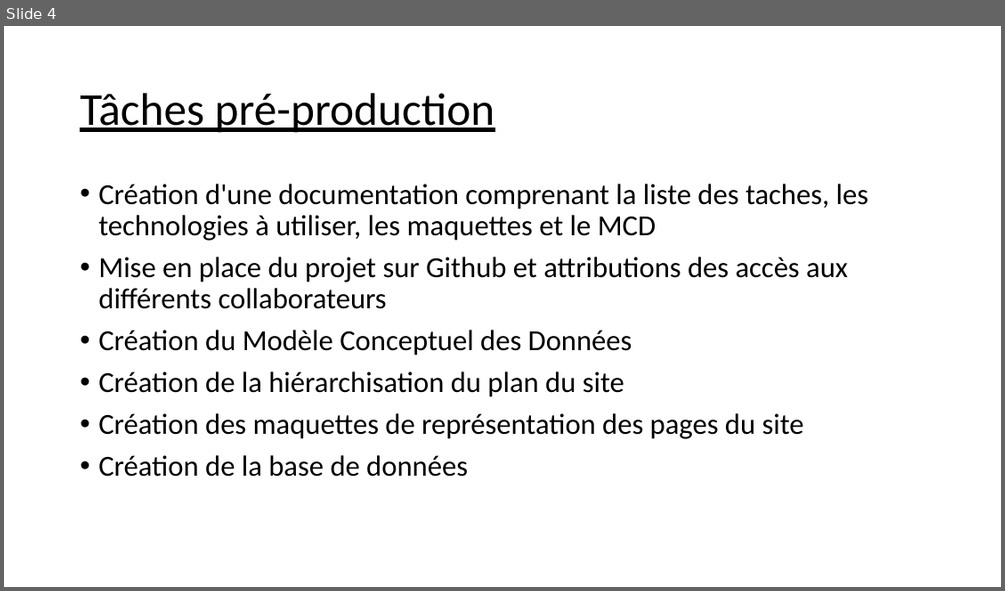
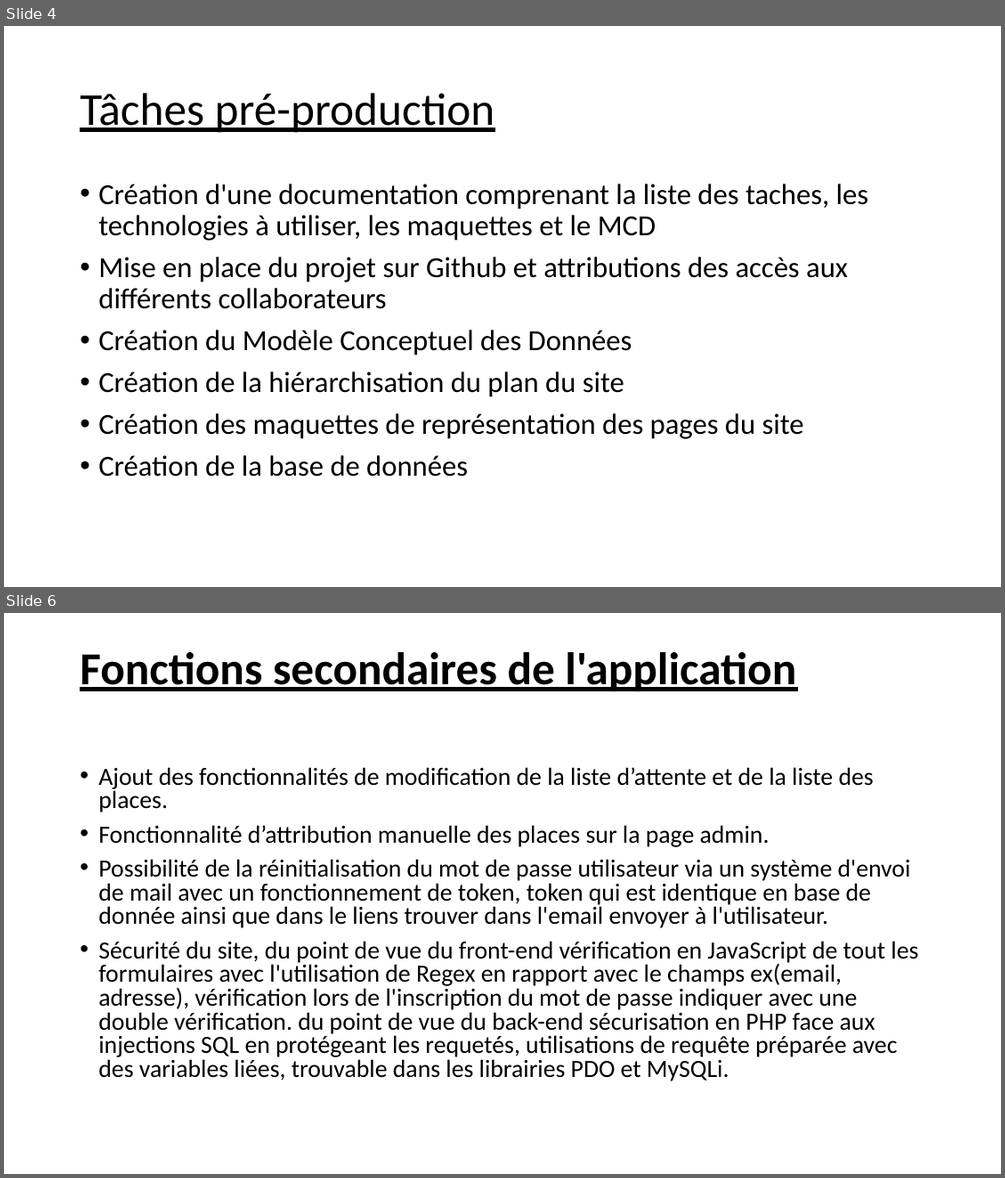
Before and after one commit to Fourkap/PPE_Parking, a slide deck: Documentation/Présentation PPE Parking.pptx. Shown one above the other, each under a label of ours: slide 4 before the commit, slides 4 and 6 after it; the slides between them are not shown. The pictures are 1005x591 and 1005x1178 pixels, drawn with LibreOffice and Linux fonts; fonts in the diff are those of the drawing. Boxes give left, top, right and bottom in pixels: in the first picture for what was removed or moved away, otherwise in the second. Text is boxed around its words. In the diff, an @@ line names an element or a change of style, - is before the commit and + after.

Commit message:
Ajout powerpoint update

```diff
--- a/Documentation/Présentation PPE Parking.pptx
+++ b/Documentation/Présentation PPE Parking.pptx
@@ slide 6 added at (4,613,1001,1174), background #FFFFFF @@
@@ title added at (80,652,796,691), 44 pt, text #000000, bold, underline @@
+Fonctions secondaires de l'application
@@ text added at (98,767,918,1081), 23.8 pt, text #000000 @@
+• Ajout des fonctionnalités de modification de la liste d’attente et de la liste des places.
+• Fonctionnalité d’attribution manuelle des places sur la page admin.
+• Possibilité de la réinitialisation du mot de passe utilisateur via un système d'envoi de mail avec un fonctionnement de token, token qui est identique en base de donnée ainsi que dans le liens trouver dans l'email envoyer à l'utilisateur.
+• Sécurité du site, du point de vue du front-end vérification en JavaScript de tout les formulaires avec l'utilisation de Regex en rapport avec le champs ex(email, adresse), vérification lors de l'inscription du mot de passe indiquer avec une double vérification. du point de vue du back-end sécurisation en PHP face aux injections SQL en protégeant les requetés, utilisations de requête préparée avec des variables liées, trouvable dans les librairies PDO et MySQLi.
```
Also in this commit, not shown: 9 other slides added, 3 slides removed.
